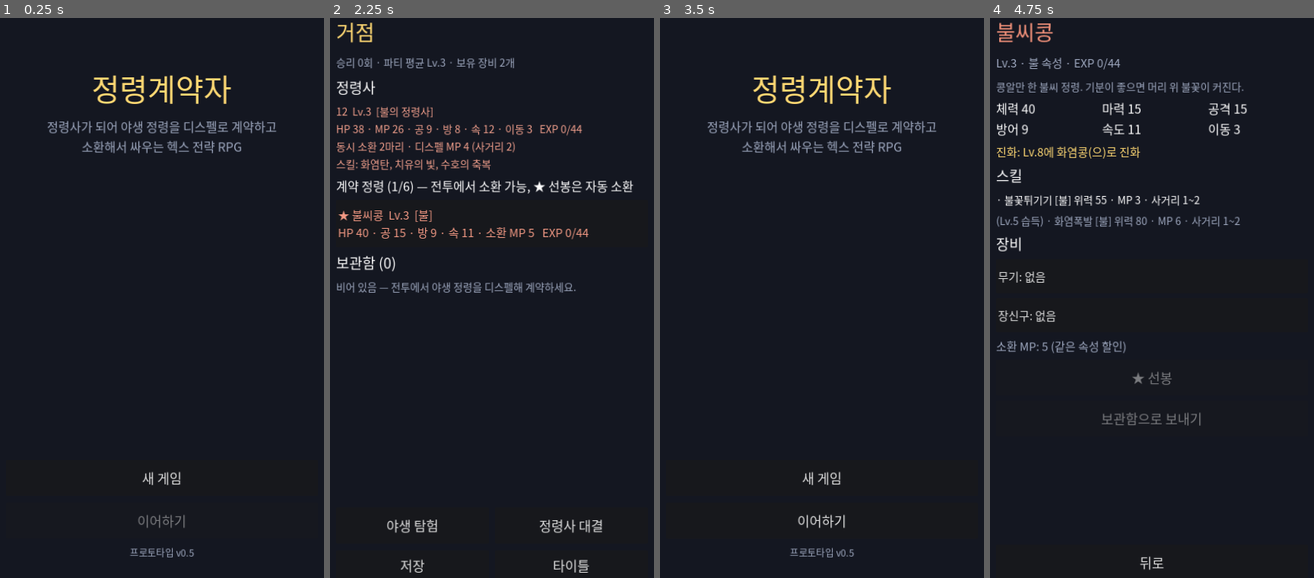
Above: before the commit, frames 1-4 (left to right).
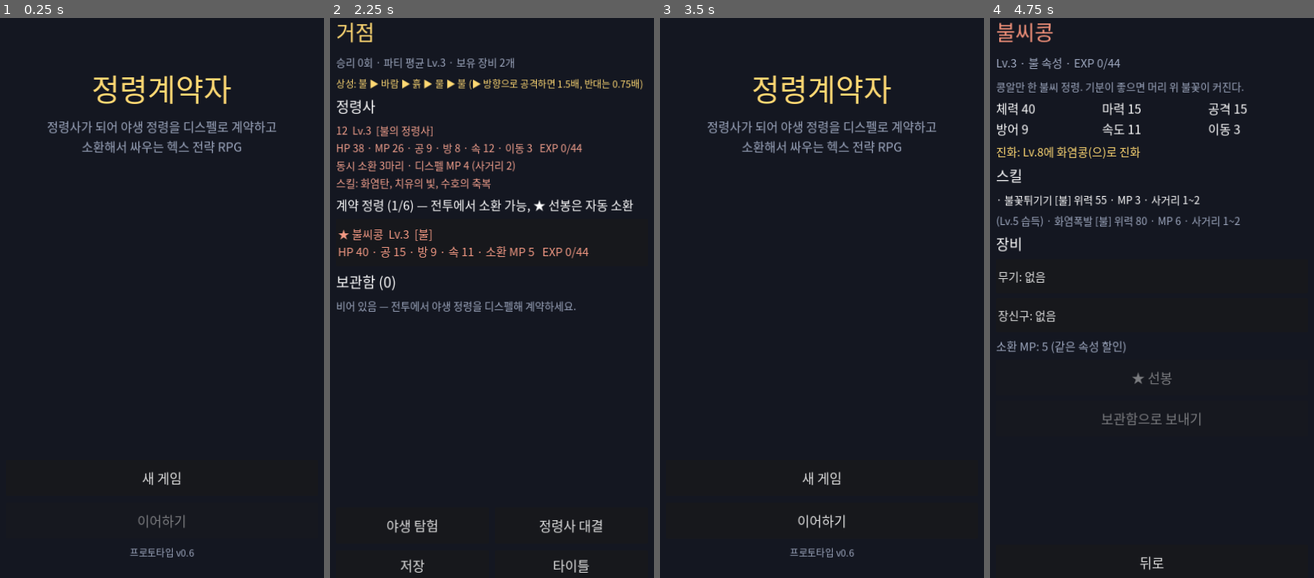
Above: after the commit, the same moments.

Repository: sumsae-claude/spirits
Game: Godot game, scene res://scenes/main_menu.tscn
Same seed, same stepped clock (60 frames per second), same inputs: the game is played once before the commit and once after it.
Inputs (mouse positions are in pixels of both pictures, inside the frame that each line leads up to):
- Up to frame 1 (0.25 s): no input
- Up to frame 2 (2.25 s): click "새 게임" at 0.5 s; click (492, 102) at 1.27 s; type "12" at 1.35 s; click "불의 정령사 (첫 정령: 불씨콩)" at 2 s
- Up to frame 3 (3.5 s): click "타이틀" at 2.75 s
- Up to frame 4 (4.75 s): click "이어하기" at 3.5 s; click "★ 불씨콩 Lv.3 [불] HP 40 · 공 15 ·…" at 4.25 s

The runs differ from the first frame. In frame 1, less than 0.1% of the frame differs, in the area x 58-60%, y 94-97%; in frame 2, 8.4%, in the area x 1-97%, y 10-53%; in frame 3, less than 0.1%; in frame 4, nothing differs.

Commit message:
공격 범위 표시 개선, 소환 한도 상향, 상성 표시, 마법진
- 이동 미리보기: 파란 칸 탭 → 유령과 그 자리의 사거리(빨간 테두리), 재탭/버튼/적 탭으로 이동
- 공격 가능한 적에 빨간 조준(⚔), 이동하면 가능한 적에 주황 링 (빨간 칸 채우기 제거)
- 소환 한도 기본 3, 4레벨마다 +1 (최대 6). 연속 소환이 끝나면 이유를 로그에 표시
- 상성: 상단 색 범례, 적 칸 색(유리/보통/불리), 유리/불리 배지, 행동 메뉴 배율, 거점에도 표시
- 마법진 지형: 라운드 시작 시 HP 15%·MP 30% 회복

Co-Authored-By: Claude Opus 5.5 <noreply@anthropic.com>
Claude-Session: https://claude.ai/code/session_01XdcYgdvZfU6AFntceMSXkE

Diff:
--- a/data/summoner.json
+++ b/data/summoner.json
@@ -2,7 +2,7 @@
 	"base": {"hp": 30, "mp": 20, "atk": 7, "def": 6, "spd": 10, "mov": 3},
 	"growth": {"hp": 4, "mp": 3, "atk": 1, "def": 1, "spd": 0.8},
 	"attack_power": 30,
-	"summon_limit": {"base": 2, "per_levels": 5, "max": 4},
+	"summon_limit": {"base": 3, "per_levels": 4, "max": 6},
 	"summon_cost": {"base": 4, "per_level": 1, "same_element": 0.7},
 	"dispel_mp": 4,
 	"dispel_range": 2,
--- a/data/terrain.json
+++ b/data/terrain.json
@@ -30,6 +30,11 @@
 		"burn": 0.08,
 		"desc": "불 피해 +20%, 불 정령 매 라운드 회복 · 그 외 매 라운드 8% 화상"
 	},
+	"circle": {
+		"name": "마법진", "color": [0.28, 0.22, 0.45], "passable": true, "move": 1,
+		"regen_all": 0.15, "mp_regen_all": 0.3,
+		"desc": "누구든 라운드 시작 시 HP 15%·MP 30% 회복"
+	},
 	"rock": {
 		"name": "바위", "color": [0.12, 0.12, 0.14], "passable": false, "move": 99,
 		"desc": "지나갈 수 없음"
--- a/scripts/autoload/game_data.gd
+++ b/scripts/autoload/game_data.gd
@@ -149,10 +149,29 @@
 ## 라운드 시작 시 최대 HP 대비 회복(+)/피해(-) 비율
 func terrain_round_hp(tid: String, el: String) -> float:
 	var t := terrain_info(tid)
+	if t.has("regen_all"):
+		return float(t["regen_all"])
 	var regen: Dictionary = t.get("regen_by", {})
 	if regen.has(el):
 		return float(regen[el])
 	return -float(t.get("burn", 0.0))
+
+
+## 라운드 시작 시 최대 MP 대비 회복 비율 (마법진)
+func terrain_round_mp(tid: String) -> float:
+	return float(terrain_info(tid).get("mp_regen_all", 0.0))
+
+
+## "불 ▶ 바람 ▶ 흙 ▶ 물 ▶ 불" (속성 색 BBCode)
+func element_chart_bbcode() -> String:
+	var parts := PackedStringArray()
+	for el in ["fire", "wind", "earth", "water", "fire"]:
+		parts.append("[color=#%s]%s[/color]" % [element_color(el).lightened(0.3).to_html(false), element_name(el)])
+	return " ▶ ".join(parts)
+
+
+func element_chart_text() -> String:
+	return "불 ▶ 바람 ▶ 흙 ▶ 물 ▶ 불 (▶ 방향으로 공격하면 1.5배, 반대는 0.75배)"
 
 
 func equipment_desc(eid: String) -> String:
--- a/scripts/battle/battle.gd
+++ b/scripts/battle/battle.gd
@@ -26,7 +26,7 @@
 ## 소환되지 않은 계약 정령이 받는 경험치 비율
 const BENCH_XP_RATIO := 0.3
 ## [지형 id, 덩어리 개수, 덩어리 크기] — 출발 행(0~1, 8~9)을 피해 2~7행에 배치
-const TERRAIN_PLAN := [["forest", 2, 4], ["water", 2, 3], ["hill", 2, 3], ["lava", 1, 3], ["rock", 4, 1]]
+const TERRAIN_PLAN := [["circle", 2, 1], ["forest", 2, 4], ["water", 2, 3], ["hill", 2, 3], ["lava", 1, 3], ["rock", 4, 1]]
 const TERRAIN_ROW_MIN := 2
 const TERRAIN_ROW_MAX := 7
 
@@ -39,6 +39,9 @@
 const COLOR_OUTLINE := Color(0.35, 0.4, 0.5, 0.6)
 const COLOR_OWNED_RING := Color(0.75, 0.4, 0.95)
 const COLOR_INSPECT_MOVE := Color(0.95, 0.65, 0.2)
+const COLOR_ADV_GOOD := Color(0.3, 0.9, 0.4)    # 상성 유리
+const COLOR_ADV_EVEN := Color(0.95, 0.8, 0.3)   # 보통
+const COLOR_ADV_BAD := Color(0.5, 0.5, 0.58)    # 불리
 const COLOR_INSPECT_THREAT := Color(0.9, 0.25, 0.3)
 
 var grid: HexGrid
@@ -63,8 +66,11 @@
 var inspect_move: Dictionary = {}
 var inspect_threat: Dictionary = {}
 var _inspect_key := ""
-## 선택한 아군이 공격할 수 있는 범위 (이동 전: 이동 가능 칸 기준, 이동 후: 현재 칸 기준)
-var active_threat: Dictionary = {}
+## 선택한 아군 기준 표시용 캐시
+var preview_cell := Vector2i(-1, -1)  # 이동 미리보기 칸 (한 번 더 누르면 이동)
+var range_cells: Dictionary = {}      # 현재(또는 미리보기) 위치에서 공격이 닿는 칸 → 빨간 테두리
+var hit_now: Dictionary = {}          # 그 위치에서 바로 공격 가능한 적의 칸 → 빨간 조준
+var reach_targets: Dictionary = {}    # 이동하면 공격 가능한 적의 칸 → 주황 링
 var _active_key := ""
 var choose_target: BattleUnit = null   # 눌러서 행동 메뉴를 연 대상
 var summoning := false                 # 이번 정령사 행동에서 소환을 시작함 (연속 소환 중)
@@ -78,7 +84,7 @@
 
 var ui_root: Control
 var turn_label: Label
-var legend_label: Label
+var legend_label: RichTextLabel
 var info_label: Label
 var hint_label: Label
 var action_box: GridContainer
@@ -312,6 +318,7 @@
 
 func _clear_selection() -> void:
 	active = null
+	preview_cell = Vector2i(-1, -1)
 	choose_target = null
 	summoning = false
 	has_moved = false
@@ -393,13 +400,18 @@
 	_start_round()
 
 
-## 라운드 시작 시 지형 효과: 물가/용암의 회복, 용암 화상
+## 라운드 시작 시 지형 효과: 물가/용암/마법진의 회복, 용암 화상
 func _apply_round_terrain() -> void:
 	for o in units.duplicate():
 		var u: BattleUnit = o
 		if not u.is_active():
 			continue
 		var tid := grid.terrain_at(u.cell)
+		var mp_ratio := GameData.terrain_round_mp(tid)
+		if mp_ratio > 0.0 and u.spirit.mp < u.spirit.max_mp():
+			var mp_gain := mini(u.spirit.max_mp() - u.spirit.mp, maxi(1, int(round(u.spirit.max_mp() * mp_ratio))))
+			u.spirit.mp += mp_gain
+			_effect("MP+%d" % mp_gain, u.draw_pos + Vector2(0, 18), Color(0.55, 0.75, 1.0))
 		var ratio := GameData.terrain_round_hp(tid, u.spirit.element())
 		if ratio == 0.0:
 			continue
@@ -559,9 +571,20 @@
 			if summoning:
 				_inspect(u if u != active else null, c)
 			elif not has_moved and reachable.has(c):
-				_move_player(c)
+				if c == preview_cell:
+					_move_player(c)
+				else:
+					preview_cell = c
+					_mark_ui()
 			elif u == active and not has_moved:
-				_deselect()
+				if grid.in_bounds(preview_cell):
+					preview_cell = Vector2i(-1, -1)
+					_mark_ui()
+				else:
+					_deselect()
+			elif u != null and u.team != 0 and grid.in_bounds(preview_cell) and not has_moved:
+				# 미리보기 칸으로 이동한 뒤 그 적에 대한 행동 메뉴
+				_move_then_menu(preview_cell, u)
 			elif _is_ready(u) and u != active:
 				if has_moved:
 					_log("먼저 행동하거나 이동을 취소하세요.")
@@ -648,18 +671,38 @@
 func _update_active_overlay() -> void:
 	var key := ""
 	if active != null and active.team == 0 and phase in ["player", "choose"]:
-		key = "%d:%s:%s:%d" % [active.get_instance_id(), str(active.cell), str(has_moved), reachable.size()]
+		key = "%d:%s:%s:%s:%d" % [active.get_instance_id(), str(active.cell), str(has_moved), str(preview_cell), units.size()]
 	if key == _active_key:
 		return
 	_active_key = key
-	active_threat = {}
+	range_cells = {}
+	hit_now = {}
+	reach_targets = {}
 	if key == "":
 		return
+	var rmax := _max_attack_range(active)
+	var origin_cell := preview_cell if grid.in_bounds(preview_cell) else active.cell
+	for row in ROWS:
+		for col in COLS:
+			var c := Vector2i(col, row)
+			var d := grid.distance(origin_cell, c)
+			if not grid.blocked.has(c) and d >= 1 and d <= rmax:
+				range_cells[c] = true
 	var from := {active.cell: 0}
 	if not has_moved:
 		for c in reachable:
 			from[c] = 0
-	active_threat = _threat_from(from, _max_attack_range(active))
+	for o in units:
+		var e: BattleUnit = o
+		if e.team == 0 or not e.is_active():
+			continue
+		if range_cells.has(e.cell):
+			hit_now[e.cell] = true
+		for f in from:
+			var d2 := grid.distance(f, e.cell)
+			if d2 >= 1 and d2 <= rmax:
+				reach_targets[e.cell] = true
+				break
 
 
 func _inspect(u: BattleUnit, c: Vector2i) -> void:
@@ -676,12 +719,24 @@
 	inspected = null
 	inspected_cell = Vector2i(-1, -1)
 	move_origin = active.cell
+	preview_cell = Vector2i(-1, -1)
 	_mark_ui()
 	await _animate_move(active, c)
 	has_moved = true
 	reachable = {}
 	phase = "player"
 	_mark_ui()
+
+
+func _move_then_menu(c: Vector2i, t: BattleUnit) -> void:
+	await _move_player(c)
+	if phase == "player" and t.is_active():
+		_open_target_menu(t)
+
+
+func _confirm_preview_move() -> void:
+	if grid.in_bounds(preview_cell) and not has_moved:
+		_move_player(preview_cell)
 
 
 func _undo_move() -> void:
@@ -765,22 +820,29 @@
 	reachable = {}
 	_mark_ui()
 	await get_tree().create_timer(0.3).timeout
-	if _can_summon_now():
+	var stop := _summon_stop_reason()
+	if stop == "":
 		phase = "player"
 		submenu = "summon"
 		_mark_ui()
 	else:
+		_log("더 소환할 수 없어 정령사의 행동을 마쳤다. (%s)" % stop)
 		_finish_unit()
 
 
-func _can_summon_now() -> bool:
-	if not _can_summon_more() or _free_cells_around(active.cell).is_empty():
-		return false
+## 계속 소환할 수 없는 이유. 가능하면 "".
+func _summon_stop_reason() -> String:
 	var m := GameState.summoner
+	if _summoned_count() >= m.summon_limit():
+		return "소환 한도 %d/%d" % [_summoned_count(), m.summon_limit()]
+	if _summonable().is_empty():
+		return "남은 계약 정령 없음"
+	if _free_cells_around(active.cell).is_empty():
+		return "주변에 빈 칸 없음"
 	for o in _summonable():
 		if m.mp >= m.summon_cost(o):
-			return true
-	return false
+			return ""
+	return "MP 부족"
 
 
 func _on_summon_done() -> void:
@@ -876,7 +938,28 @@
 		reason = "사거리 밖"
 	var title := name_text if mp_cost == 0 else "%s (MP %d)" % [name_text, mp_cost]
 	var detail := reason if reason != "" else _preview_for(u, action, t)
+	var el := _action_element(u, action)
+	if reason == "" and el != "" and t.team != u.team:
+		var mult := GameData.element_multiplier(el, t.spirit.element())
+		if mult > 1.0:
+			detail += " 유리×1.5"
+		elif mult < 1.0:
+			detail += " 불리×0.75"
 	return {"label": "%s\n%s" % [title, detail], "action": action, "ok": reason == ""}
+
+
+## 피해를 주는 행동의 속성 (피해가 없으면 "")
+func _action_element(u: BattleUnit, action: Dictionary) -> String:
+	match str(action.get("type", "")):
+		"attack":
+			return u.spirit.element()
+		"skill":
+			return str(GameData.skills[action["skill_id"]]["element"])
+		"sskill":
+			var sk: Dictionary = GameData.summoner_skills[action["skill_id"]]
+			if str(sk["type"]) == "attack":
+				return str(sk["element"])
+	return ""
 
 
 ## 대상 없이 고르는 버튼(스킬 목록 등)이 지금 쓸 수 없는 이유. 쓸 수 있으면 "".
@@ -1347,11 +1430,17 @@
 			draw_polyline(outline, COLOR_OUTLINE, 2.0)
 			if c == inspected_cell:
 				draw_polyline(outline, Color(0.6, 0.9, 1.0), 3.0)
-
+			if range_cells.has(c):
+				var inner := grid.corners(center, HEX_SIZE - 6.0)
+				inner.append(inner[0])
+				draw_polyline(inner, Color(1.0, 0.35, 0.35, 0.85), 2.5)
+
+	_draw_preview_ghost()
 	for o in units:
 		var u: BattleUnit = o
 		if u.is_active():
 			_draw_unit(u)
+	_draw_target_marks()
 
 	if phase == "targeting":
 		for tcell in targets:
@@ -1371,28 +1460,50 @@
 	if grid.blocked.has(c):
 		return base
 	var pulse := 0.5 + 0.5 * sin(time * 6.0)
+	var adv := _advantage_color(c)
 	if phase == "targeting" and targets.has(c):
-		var tint := COLOR_ALLY_TARGET if _pending_targets_allies() else COLOR_TARGET
-		return base.lerp(tint, 0.5 + 0.2 * pulse)
+		if _pending_targets_allies():
+			return base.lerp(COLOR_ALLY_TARGET, 0.5 + 0.2 * pulse)
+		return base.lerp(adv if adv.a > 0.0 else COLOR_TARGET, 0.5 + 0.25 * pulse)
 	if phase == "choose" and choose_target != null and choose_target.cell == c:
 		var tint2 := COLOR_ALLY_TARGET if choose_target.team == 0 else COLOR_TARGET
 		return base.lerp(tint2, 0.5 + 0.2 * pulse)
+	if adv.a > 0.0 and phase in ["player", "choose", "targeting"]:
+		return base.lerp(adv, 0.45)
 	if phase == "placing" and place_cells.has(c):
 		return base.lerp(COLOR_PLACE, 0.45 + 0.2 * pulse)
 	if phase == "player" and not has_moved and reachable.has(c):
-		return base.lerp(COLOR_MOVE, 0.5)
+		return base.lerp(COLOR_MOVE, 0.85 if c == preview_cell else 0.45)
 	if active != null and active.cell == c:
 		return base.lerp(COLOR_ACTIVE_CELL, 0.35)
-	if phase in ["player", "choose"] and active_threat.has(c):
-		# 내 유닛의 공격 범위. 그 안에 적이 있으면 더 진하게.
-		var e := _unit_at(c)
-		return base.lerp(COLOR_INSPECT_THREAT, 0.5 if (e != null and e.team != 0) else 0.22)
 	if phase in ["select", "player"]:
 		if inspect_move.has(c):
 			return base.lerp(COLOR_INSPECT_MOVE, 0.4)
 		if inspect_threat.has(c):
 			return base.lerp(COLOR_INSPECT_THREAT, 0.3)
 	return base
+
+
+## 선택한 아군이 c에 있는 적을 칠 때의 상성 색: 초록 유리 / 노랑 보통 / 회색 불리. 해당 없음은 투명.
+## 대상을 고르는 중이면 그 행동의 속성 기준.
+func _advantage_color(c: Vector2i) -> Color:
+	if active == null or active.team != 0:
+		return Color(0, 0, 0, 0)
+	var e := _unit_at(c)
+	if e == null or e.team == 0:
+		return Color(0, 0, 0, 0)
+	var el := active.spirit.element()
+	if phase == "targeting":
+		var ael := _action_element(active, pending)
+		if ael == "":
+			return Color(0, 0, 0, 0)
+		el = ael
+	var mult := GameData.element_multiplier(el, e.spirit.element())
+	if mult > 1.0:
+		return COLOR_ADV_GOOD
+	if mult < 1.0:
+		return COLOR_ADV_BAD
+	return COLOR_ADV_EVEN
 
 
 ## 지형을 알아볼 수 있게 간단한 도형을 그린다. (아트 작업 전 임시)
@@ -1417,6 +1528,16 @@
 			var glow := 0.6 + 0.4 * sin(time * 3.0)
 			for off in [Vector2(-18, -12), Vector2(17, -8), Vector2(-6, 22), Vector2(14, 18)]:
 				draw_circle(center + off, 4.0, Color(1.0, 0.5, 0.15, glow))
+		"circle":
+			var glow2 := 0.55 + 0.45 * sin(time * 2.5)
+			var ring_col := Color(0.75, 0.6, 1.0, glow2)
+			draw_arc(center, HEX_SIZE * 0.62, 0.0, TAU, 32, ring_col, 2.5)
+			draw_arc(center, HEX_SIZE * 0.42, 0.0, TAU, 32, ring_col, 1.5)
+			var star := PackedVector2Array()
+			for k in 6:
+				var ang := deg_to_rad(-90.0 + 144.0 * k)
+				star.append(center + Vector2(cos(ang), sin(ang)) * HEX_SIZE * 0.58)
+			draw_polyline(star, ring_col, 1.5)
 		"rock":
 			draw_circle(center, HEX_SIZE * 0.45, Color(0.3, 0.28, 0.25))
 			draw_circle(center + Vector2(-6, -6), HEX_SIZE * 0.18, Color(0.4, 0.37, 0.33))
@@ -1459,6 +1580,44 @@
 	draw_rect(Rect2(bar.position, Vector2(56.0 * ratio, 6)), hp_color)
 
 
+## 이동 미리보기: 선택한 유닛이 그 칸에 섰을 때의 모습
+func _draw_preview_ghost() -> void:
+	if active == null or phase != "player" or not grid.in_bounds(preview_cell):
+		return
+	var p := grid.to_pixel(preview_cell)
+	var col := GameData.element_color(active.spirit.element())
+	col.a = 0.45
+	draw_circle(p, 28.0, col)
+	draw_arc(p, 28.0, 0.0, TAU, 40, Color(1, 1, 1, 0.7), 2.0)
+	_draw_text("여기로?", p + Vector2(0, 6), 15, Color(1, 1, 1, 0.9))
+	draw_line(active.draw_pos, p, Color(1, 1, 1, 0.35), 2.0)
+
+
+## 선택한 유닛 기준: 공격 가능한 적(빨간 조준 ⚔), 이동하면 가능한 적(주황 링), 속성 유불리
+func _draw_target_marks() -> void:
+	if active == null or active.team != 0 or not phase in ["player", "choose"]:
+		return
+	var pulse := 0.5 + 0.5 * sin(time * 6.0)
+	for o in units:
+		var e: BattleUnit = o
+		if e.team == 0 or not e.is_active():
+			continue
+		var p := e.draw_pos
+		if hit_now.has(e.cell):
+			var red := Color(1.0, 0.25, 0.25, 0.6 + 0.4 * pulse)
+			draw_arc(p, 40.0, 0.0, TAU, 40, red, 3.0)
+			for dir in [Vector2(1, 0), Vector2(-1, 0), Vector2(0, 1), Vector2(0, -1)]:
+				draw_line(p + dir * 34.0, p + dir * 46.0, red, 3.0)
+			_draw_text("⚔", p + Vector2(0, -44), 20, Color(1.0, 0.4, 0.4))
+		elif reach_targets.has(e.cell):
+			draw_arc(p, 39.0, 0.0, TAU, 40, Color(1.0, 0.65, 0.2, 0.75), 2.0)
+		var mult := GameData.element_multiplier(active.spirit.element(), e.spirit.element())
+		if mult > 1.0:
+			_draw_text("유리", p + Vector2(30, -26), 14, Color(0.5, 1.0, 0.55))
+		elif mult < 1.0:
+			_draw_text("불리", p + Vector2(30, -26), 14, Color(0.75, 0.7, 0.75))
+
+
 func _draw_buff_marks(u: BattleUnit, p: Vector2) -> void:
 	var up := false
 	var down := false
@@ -1528,21 +1687,22 @@
 
 	turn_label = Label.new()
 	turn_label.set_anchors_and_offsets_preset(Control.PRESET_TOP_WIDE)
-	turn_label.offset_top = 28
-	turn_label.offset_bottom = 76
+	turn_label.offset_top = 20
+	turn_label.offset_bottom = 64
 	turn_label.horizontal_alignment = HORIZONTAL_ALIGNMENT_CENTER
 	turn_label.vertical_alignment = VERTICAL_ALIGNMENT_CENTER
 	turn_label.add_theme_font_size_override("font_size", 28)
 	ui_root.add_child(turn_label)
 
-	legend_label = Label.new()
+	legend_label = RichTextLabel.new()
 	legend_label.set_anchors_and_offsets_preset(Control.PRESET_TOP_WIDE)
-	legend_label.offset_top = 78
-	legend_label.offset_bottom = 112
-	legend_label.horizontal_alignment = HORIZONTAL_ALIGNMENT_CENTER
-	legend_label.add_theme_font_size_override("font_size", 18)
-	legend_label.add_theme_color_override("font_color", UIKit.MUTED)
-	legend_label.text = "숲 엄폐 · 물가 물↑불↓ · 언덕 바람↑ 사거리+1 · 용암 불↑ 화상"
+	legend_label.offset_top = 66
+	legend_label.offset_bottom = 128
+	legend_label.bbcode_enabled = true
+	legend_label.scroll_active = false
+	legend_label.mouse_filter = Control.MOUSE_FILTER_IGNORE
+	legend_label.add_theme_font_size_override("normal_font_size", 19)
+	legend_label.text = "[center]상성  %s   [color=#9aa3b5](▶ 방향으로 공격하면 ×1.5)[/color]\n[font_size=16][color=#9aa3b5]적 칸 색: [color=#4de566]유리[/color]/[color=#f2cc4d]보통[/color]/[color=#80808f]불리[/color] · 숲 엄폐 · 물가 물↑불↓ · 언덕 바람↑ · 용암 불↑화상 · 마법진 회복[/color][/font_size][/center]" % GameData.element_chart_bbcode()
 	ui_root.add_child(legend_label)
 
 	var panel := PanelContainer.new()
@@ -1646,11 +1806,15 @@
 
 func _move_hint() -> String:
 	if has_moved:
-		return "빨간 칸 = 지금 공격 가능 범위. 적을 누르면 행동 선택. (잘못 움직였다면 '이동 취소')"
-	return "파랑 = 이동 범위, 빨강 = 공격 가능 범위. 적을 누르면 행동 선택, 자신을 누르면 선택 해제."
+		return "⚔ 빨간 조준 = 지금 공격 가능. 적을 눌러 행동 선택. (잘못 움직였다면 '이동 취소')"
+	if grid.in_bounds(preview_cell):
+		return "미리보기: 빨간 테두리 = 그 자리에서의 사거리, ⚔ = 공격 가능. 같은 칸을 다시 누르거나 적을 누르면 이동."
+	return "파란 칸을 눌러 미리보기. ⚔ = 지금 공격 가능, 주황 링 = 이동하면 공격 가능."
 
 
 func _add_common_actions() -> void:
+	if grid.in_bounds(preview_cell) and not has_moved:
+		_add_action("여기로 이동", _confirm_preview_move)
 	if has_moved:
 		_add_action("이동 취소", _undo_move)
 	else:
--- a/scripts/ui/hub.gd
+++ b/scripts/ui/hub.gd
@@ -36,6 +36,7 @@
 		vb.add_child(UIKit.label(message, 22, UIKit.GOOD))
 
 	var list := UIKit.scroll_list(vb)
+	list.add_child(UIKit.label("상성: " + GameData.element_chart_text(), 20, UIKit.GOLD))
 	list.add_child(UIKit.label("정령사", 30))
 	list.add_child(_summoner_card())
 	list.add_child(UIKit.label("계약 정령 (%d/%d) — 전투에서 소환 가능, ★ 선봉은 자동 소환" % [
--- a/scripts/ui/main_menu.gd
+++ b/scripts/ui/main_menu.gd
@@ -20,7 +20,7 @@
 		vb.add_child(UIKit.label(_message, 24, Color(1, 0.6, 0.5), true))
 	vb.add_child(UIKit.button("새 게임", _on_new_game))
 	vb.add_child(UIKit.button("이어하기", _on_continue, not GameState.has_save()))
-	vb.add_child(UIKit.label("프로토타입 v0.5", 20, UIKit.MUTED, true))
+	vb.add_child(UIKit.label("프로토타입 v0.6", 20, UIKit.MUTED, true))
 
 
 func _on_new_game() -> void:
